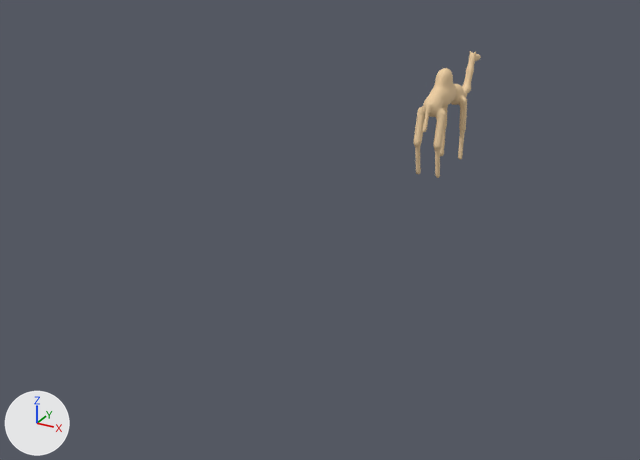
Renders of the Blender file assets/blender/source/creatures.blend from each side of a commit.
Before and after are seen from a camera (50 mm lens) standing at (5.86, -15.61, 5.85) and looking at (-1.48, -2.27, -0.82). The axes (+X, +Y, +Z) are drawn at lower left. The lights are the same throughout. The first picture is the older version.

Script lines for the objects in view, before the commit:
```python
me_camel = bpy.data.meshes.new('Camel')
me_camel.from_pydata(...)  # 5778 vertices, 6822 faces; spans x -0.28..0.28, y -1.01..1.79, z 0.01..1.99
me_camel.polygons.foreach_set('use_smooth', [True] * 6822)
me_camel.materials.append(mat_creaturesand)  # beige #edcea2
ob_camel = bpy.data.objects.new('Camel', me_camel)
ob_camel.location = (0.0, 0.0, 0.0)
```
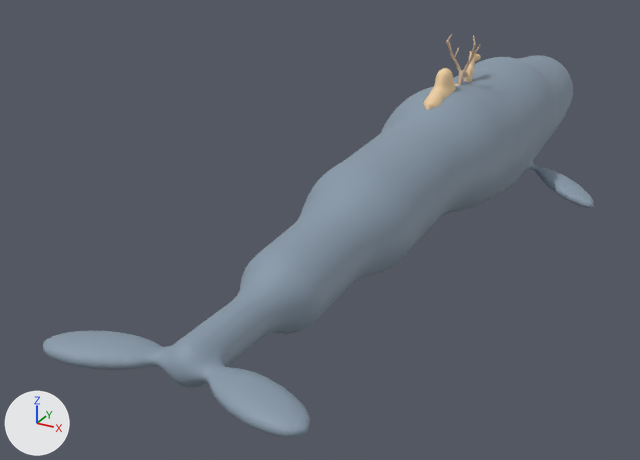
Changed parts and their boxes (x1, y1, x2, y2) in the pictures (640 x 460 px):
'Whale', added
    after: (43, 55, 594, 437)
'Deer', added
    after: (446, 34, 481, 85)
'Camel', unchanged, covered by the edit
    before: (414, 51, 481, 178)
    after: (424, 51, 481, 110)

The change, as a diff of the scene's bpy script:
```diff
--- a/assets/blender/source/creatures.blend.py
+++ b/assets/blender/source/creatures.blend.py
@@ mat_creatureskin @@
+mat_creatureskin = principled_material('CreatureSkin')
+mat_creatureskin.base_color = (0.25, 0.32, 0.4)  # greyish blue #8999aa
+mat_creatureskin.roughness = 0.6
@@ mat_creaturefur @@
+mat_creaturefur = principled_material('CreatureFur')
+mat_creaturefur.base_color = (0.55, 0.4, 0.28)  # beige #c4aa90
+mat_creaturefur.roughness = 0.85
@@ me_whale @@
+me_whale.from_pydata(...)  # 19522 vertices, 22301 faces; spans x -2.6..2.6, y -8.9..7.4, z -1.3..1.5
+me_whale.polygons.foreach_set('use_smooth', [True] * 22301)
+me_whale.materials.append(mat_creatureskin)  # greyish blue #8999aa
@@ me_deer @@
+me_deer.from_pydata(...)  # 7600 vertices, 9132 faces; spans x -0.33..0.33, y -0.79..1.16, z 0.03..2.43
+me_deer.polygons.foreach_set('use_smooth', [True] * 9132)
+me_deer.materials.append(mat_creaturefur)  # beige #c4aa90
@@ ob_whale @@
+ob_whale = bpy.data.objects.new('Whale', me_whale)
+ob_whale.location = (0.0, 0.0, 0.0)
@@ ob_deer @@
+ob_deer = bpy.data.objects.new('Deer', me_deer)
+ob_deer.location = (0.0, 0.0, 0.0)
```
